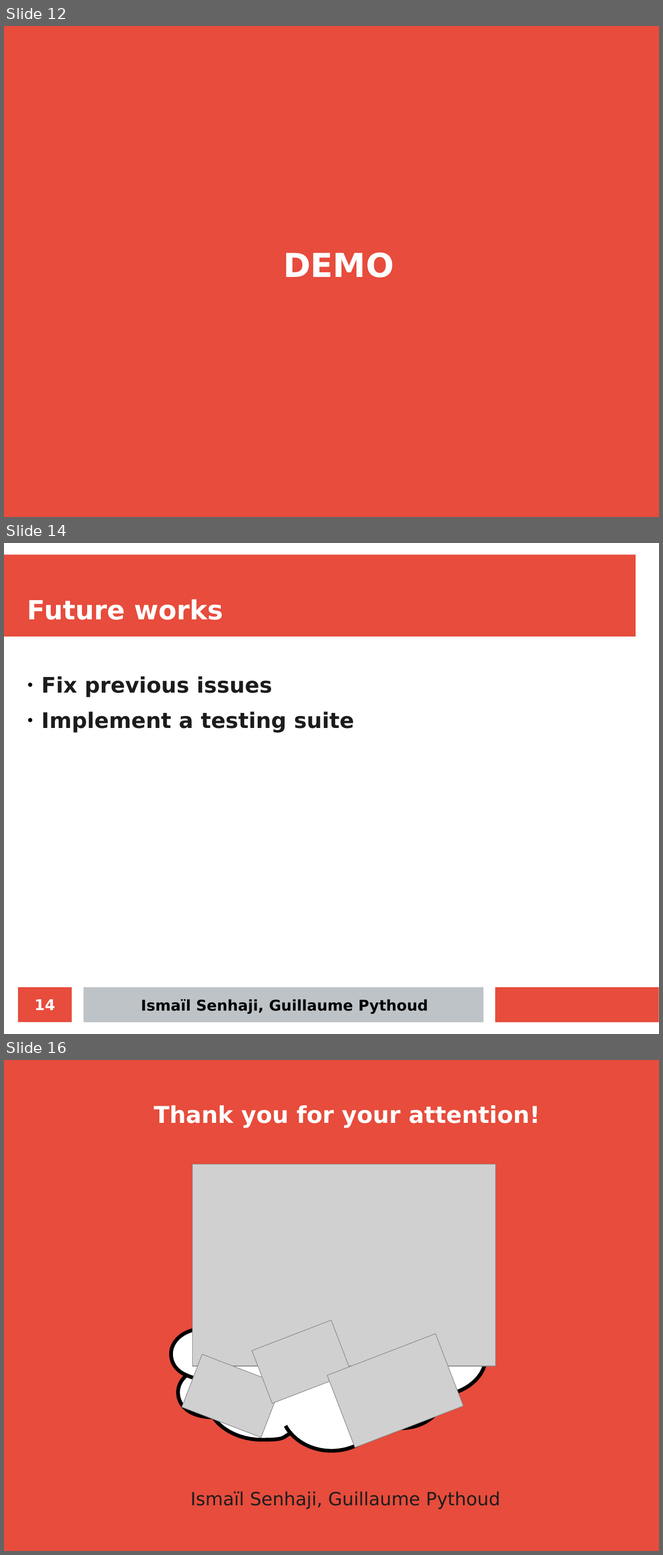
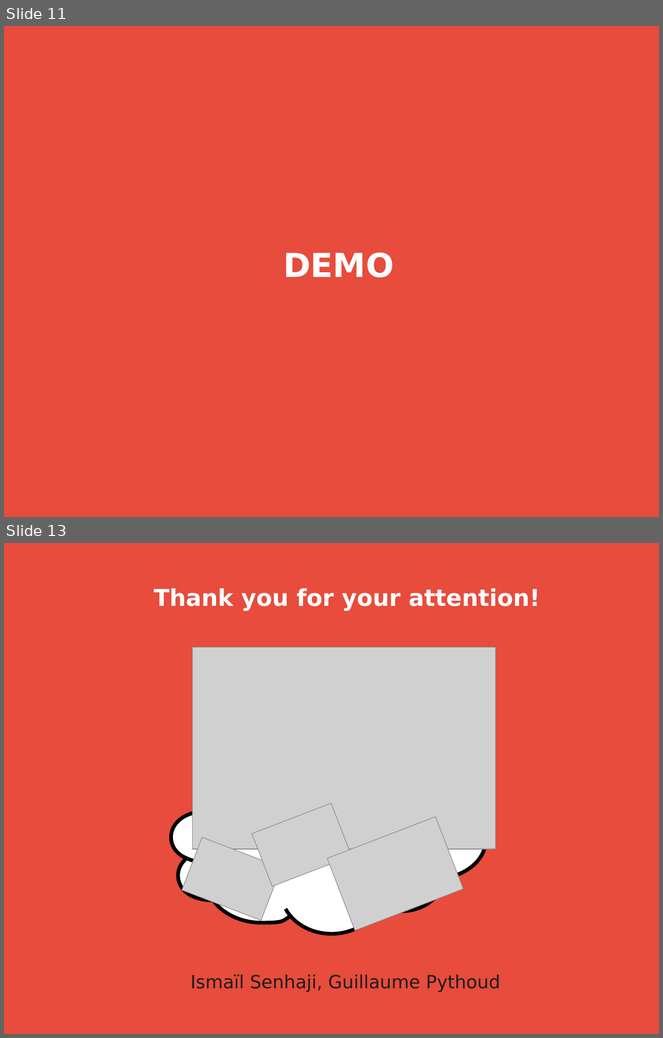
Before and after one commit to iSma/tomcat-in-the-cloud, a slide deck: docs/final-presentation/final_presentation.odp. Shown one above the other, each under a label of ours: slides 12, 14 and 16 before the commit, slides 11 and 13 after it; the slides between them are not shown. The pictures are 663x1555 and 663x1038 pixels, drawn with LibreOffice and Linux fonts; fonts in the diff are those of the drawing; grey boxes stand for pictures. Boxes give left, top, right and bottom in pixels: in the first picture for what was removed or moved away, otherwise in the second. Text is boxed around its words. In the diff, an @@ line names an element or a change of style, - is before the commit and + after.

```diff
--- a/docs/final-presentation/final_presentation.odp
+++ b/docs/final-presentation/final_presentation.odp
@@ slide 14 removed at bbox=[4, 543, 659, 1034], background #FFFFFF @@
@@ rectangle removed at bbox=[4, 555, 636, 637] @@
@@ title removed at bbox=[27, 599, 223, 620] @@
-Future works
@@ text removed at bbox=[41, 676, 354, 733] @@
-● Fix previous issues
-● Implement a testing suite
@@ page number removed at bbox=[18, 988, 72, 1023] @@
-14
@@ rectangle removed at bbox=[84, 988, 484, 1023] @@
@@ rectangle removed at bbox=[496, 988, 659, 1023] @@
@@ text removed at bbox=[141, 1000, 428, 1014] @@
-Ismaïl Senhaji, Guillaume Pythoud
@@ what was slide 12 is now slide 11 @@
@@ what was slide 16 is now slide 13 @@
```
Also in this commit, not shown: 9 slides changed, 2 other slides removed.
